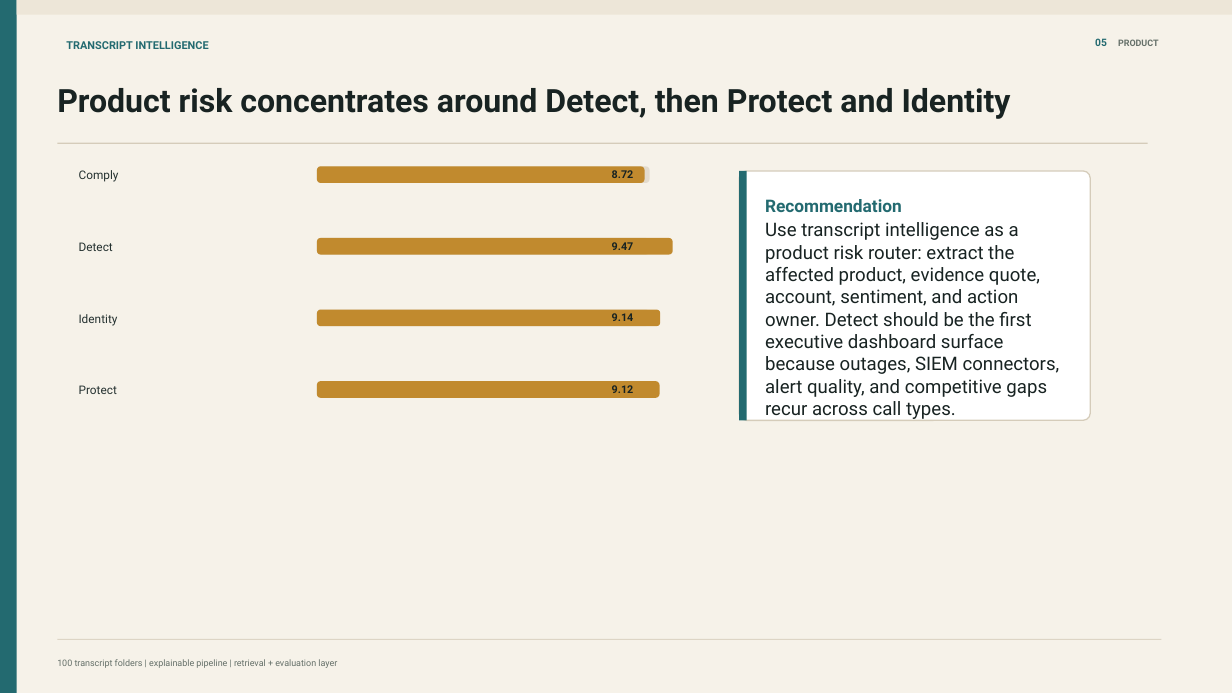
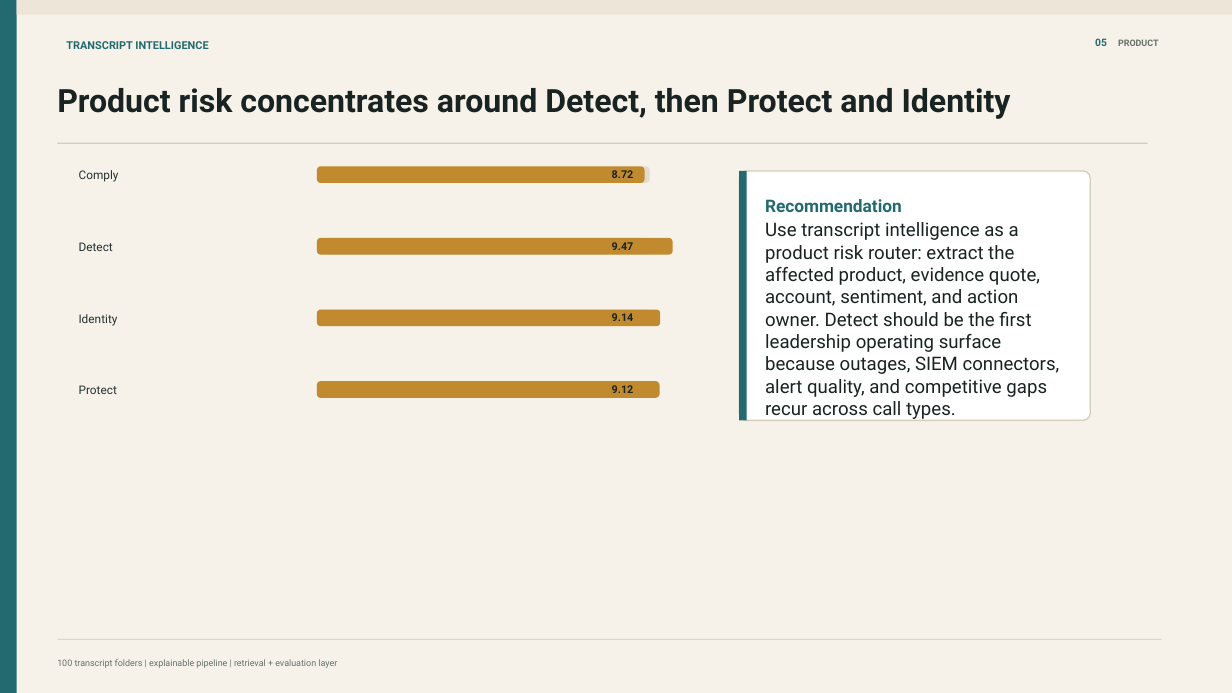
Before and after one commit to gsrikaveri123/transcript-intelligence, a slide deck: slide 6 of interview-assignment/deliverables/Transcript_Intelligence_Leadership_Deck.pptx. Drawn at 1232x693 pixels with LibreOffice and Linux fonts; fonts in the diff are those of the drawing. Boxes give left, top, right and bottom in pixels: in the first picture for what was removed or moved away, otherwise in the second. Text is boxed around its words. In the diff, an @@ line names an element or a change of style, - is before the commit and + after.

Commit message:
Make leadership deck stakeholder-ready

```diff
--- a/interview-assignment/deliverables/Transcript_Intelligence_Leadership_Deck.pptx
+++ b/interview-assignment/deliverables/Transcript_Intelligence_Leadership_Deck.pptx
@@ text at [765,222,1060,397]: text changed @@
-Use transcript intelligence as a product risk router: extract the affected product, evidence quote, account, sentiment, and action owner. Detect should be the first executive dashboard surface because outages, SIEM connectors, alert quality, and competitive gaps recur across call types.
+Use transcript intelligence as a product risk router: extract the affected product, evidence quote, account, sentiment, and action owner. Detect should be the first leadership operating surface because outages, SIEM connectors, alert quality, and competitive gaps recur across call types.
```
Also in this commit, not shown: 6 other slides changed, 1 other file.
